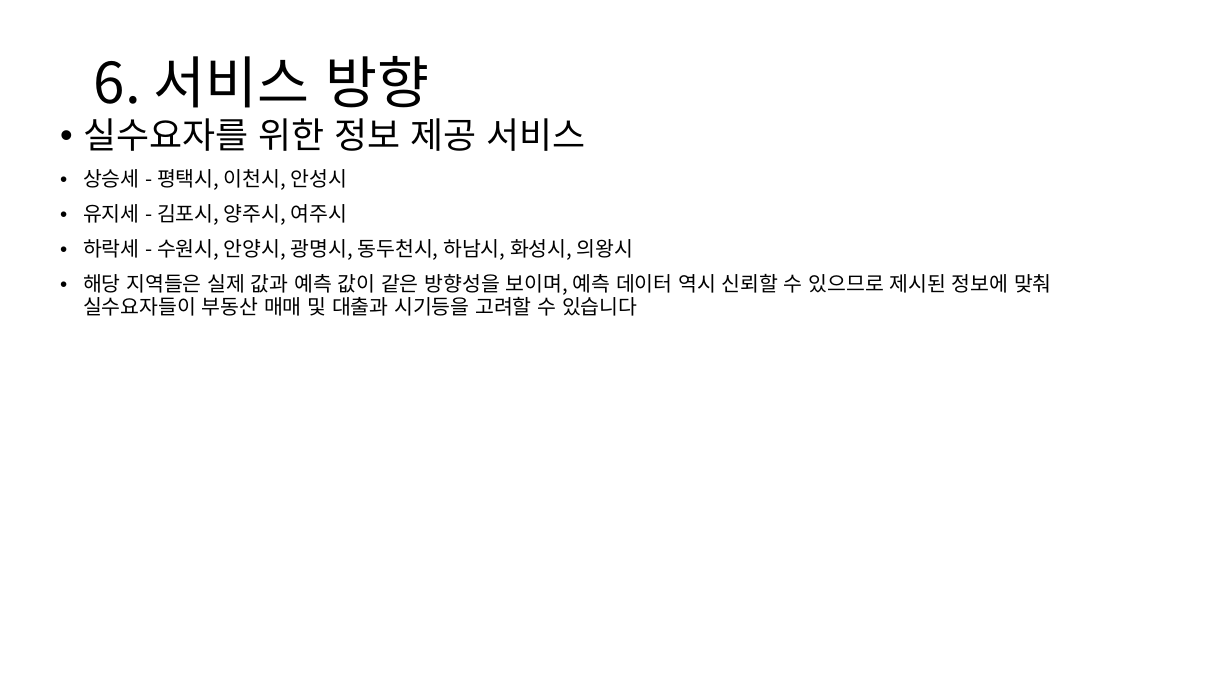
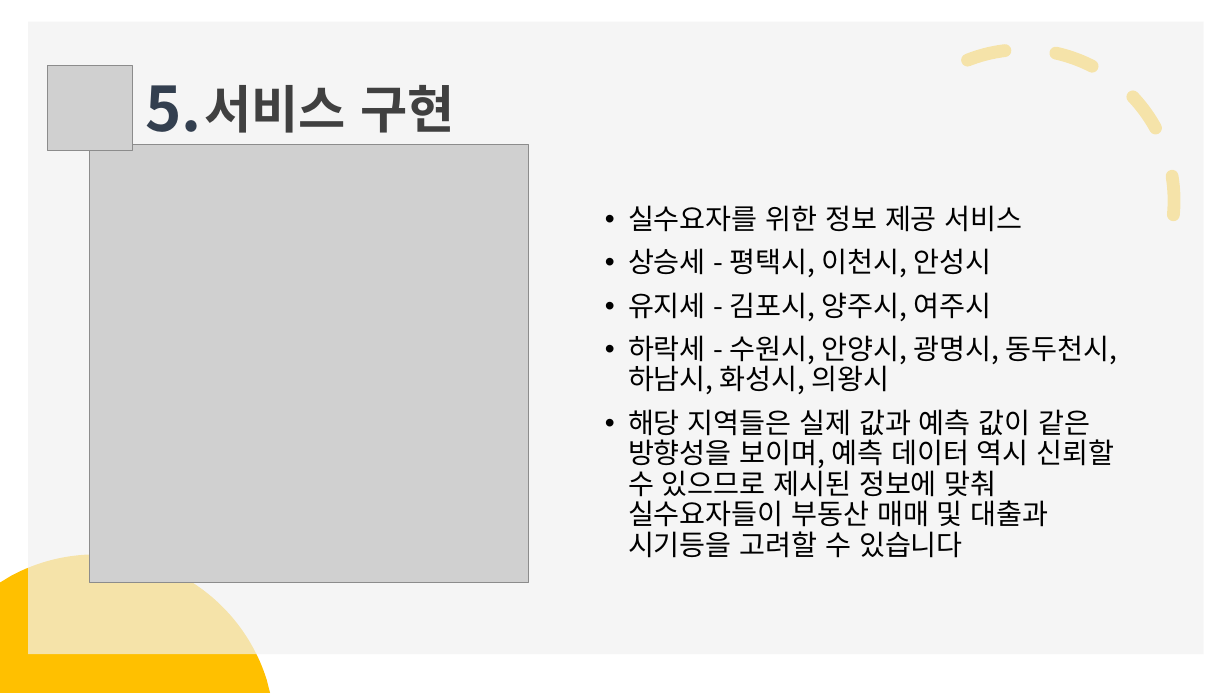
Before and after one commit to squirrelabbit/TIL, a slide deck: slide 30 of 퐈날프로젝트/경기도 부동산프로젝트.pptx (slide 32 before the commit). Drawn at 1232x693 pixels with LibreOffice and Linux fonts; fonts in the diff are those of the drawing; grey boxes stand for pictures. Boxes give left, top, right and bottom in pixels: in the first picture for what was removed or moved away, otherwise in the second. Text is boxed around its words. In the diff, an @@ line names an element or a change of style, - is before the commit and + after.

```diff
--- a/퐈날프로젝트/경기도 부동산프로젝트.pptx
+++ b/퐈날프로젝트/경기도 부동산프로젝트.pptx
@@ rectangle added at box(29, 21, 1204, 653), fill #F2F2F2 at 70% opacity @@
@@ arc (boxed as its full ellipse) added at box(824, 2, 1223, 400), outline #FFC000 10 pt dashed @@
@@ title removed at box(94, 56, 429, 108) @@
-6. 서비스 방향
@@ picture added at box(47, 66, 133, 151) @@
@@ text added at box(145, 85, 201, 145), 48 pt, text #333F50, bold @@
+5.
@@ text added at box(204, 85, 454, 133), 40 pt, text #404040, bold @@
+서비스 구현
@@ picture added at box(90, 144, 529, 583) @@
@@ text "실수요자를 위한 정보 제공 서비스": place and size @@
-text "실수요자를 위한 정보 제공 서비스" at box(83, 118, 1052, 316)
+text "실수요자를 위한 정보 제공 서비스" at box(628, 205, 1118, 558)
@@ text "실수요자를 위한 정보 제공 서비스" at box(628, 205, 1118, 558): size 28 to 22 pt in "실수요자를 위한 정보 제공 서비스"; size 16 to 22 pt @@
@@ freeform shape added at box(0, 555, 270, 693), fill #FFC000 @@
```
Also in this commit, not shown: 16 other slides changed, 5 slides added, 7 slides removed, 14 other files.
